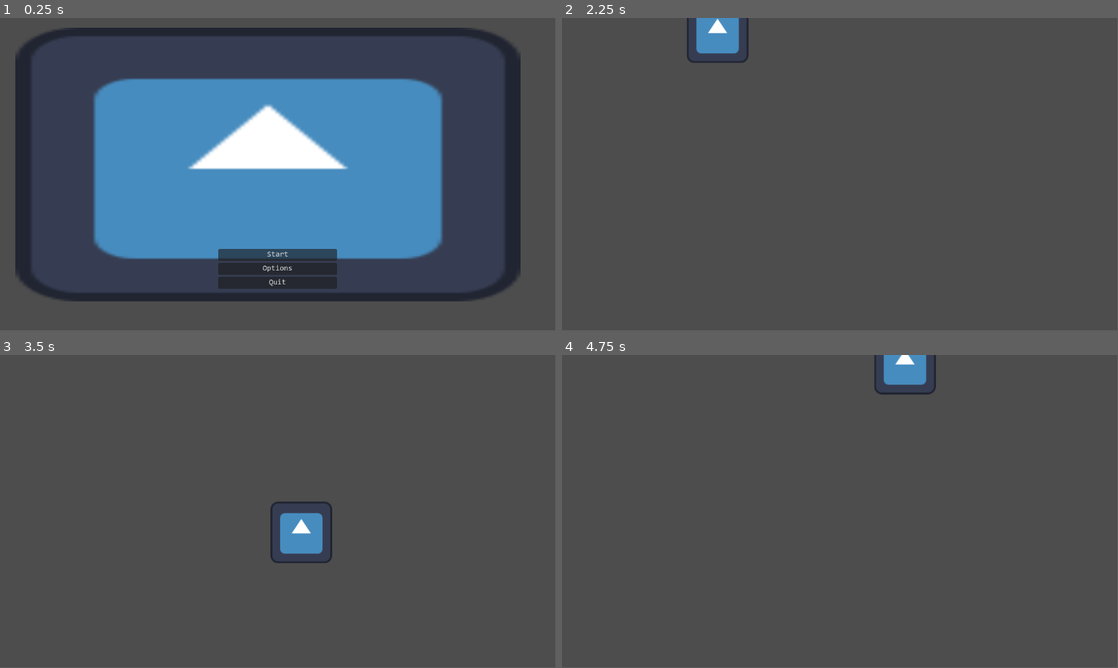
Above: before the commit, frames 1-4 (two rows, left to right).
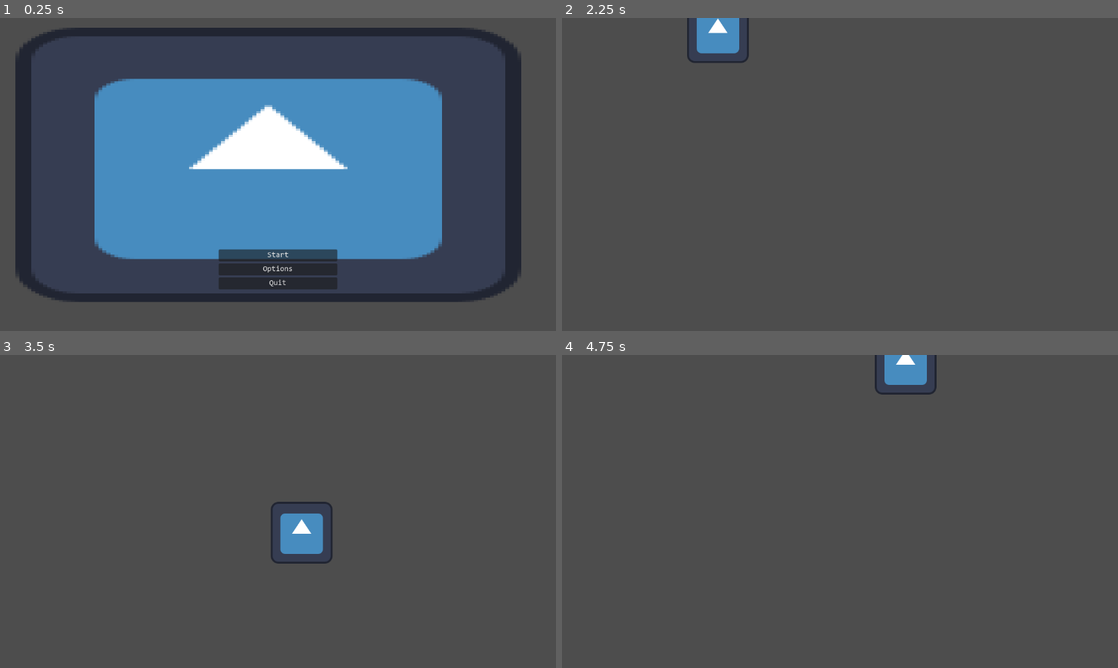
Above: after the commit, the same moments.

Repository: YogiWiguna/Main_Menu-14-1-2024-
Game: Godot game, scene res://scenes/Main Menu/main_menu.tscn
Same seed, same stepped clock (60 frames per second), same inputs: the game is played once before the commit and once after it. The engine's default icon, where the game draws it, is replaced by a stand-in: a white triangle on a blue panel in a dark square.
Inputs (mouse positions are in pixels of both pictures, inside the frame that each line leads up to):
- Up to frame 1 (0.25 s): no input
- Up to frame 2 (2.25 s): click "Start" at 0.5 s; tap Enter at 1.25 s; move the mouse to (962, 158) at 1.27 s; hold D (move_right) 1.28-2.03 s; click (962, 158) at 1.35 s; move the mouse to (728, 190) at 2.02 s; hold S (move_down) from 2.03 s (still down); click (728, 190) at 2.1 s
- Up to frame 3 (3.5 s): move the mouse to (333, 442) at 2.77 s; release S (move_down) at 2.78 s; hold D (move_right) from 2.78 s (still down); click (333, 442) at 2.85 s
- Up to frame 4 (4.75 s): move the mouse to (812, 574) at 3.52 s; release D (move_right) at 3.53 s; hold W (move_up) 3.53-4.28 s; click (812, 574) at 3.6 s; move the mouse to (1006, 558) at 4.27 s; hold A (move_left) from 4.28 s (still down); click (1006, 558) at 4.35 s
In our replay, the window is 799x449 before the commit and 800x450 after it. These sizes can differ from the game's own. Grey fills any space a smaller window leaves; there, only what the larger window draws over its background counts as a difference.

The runs differ from the first frame. In frame 1, 1.6% of the frame differs, in the area x 5-94%, y 6-91%; in frame 2, less than 0.1%; in frame 3, 0.1%; in frame 4, 0.1%.

Commit message:
resolution update

Diff:
--- a/GlobalScript/persistence.gd
+++ b/GlobalScript/persistence.gd
@@ -19,6 +19,7 @@
 	config.set_value("Video", "Borderless", false)
 
 	config.set_value("Video", "Vsync", DisplayServer.VSYNC_ENABLED)
+
 
 	for i in range(3):
 		config.set_value("Audio", str(i), 0.0)
--- a/project.godot
+++ b/project.godot
@@ -23,6 +23,11 @@
 
 Persistence="*res://GlobalScript/persistence.gd"
 Global="*res://GlobalScript/Global.gd"
+
+[display]
+
+window/stretch/mode="viewport"
+window/stretch/aspect="expand"
 
 [input]
 
@@ -58,5 +63,6 @@
 
 [rendering]
 
+textures/canvas_textures/default_texture_filter=0
 renderer/rendering_method="gl_compatibility"
 renderer/rendering_method.mobile="gl_compatibility"
--- a/scenes/Main Menu/video.gd
+++ b/scenes/Main Menu/video.gd
@@ -1,7 +1,17 @@
 extends TabBar
 
+@onready var resolution_option_button = %Resolution
+
+const resolution_dict = {
+	"1152 x 648" : Vector2i(1152,648),
+	"1280 x 720" : Vector2i(1280,720),
+	"1920 x 1080" : Vector2i(1920,1080)
+}
 
 func _ready():
+	resolution_option_button.item_selected.connect(_on_resolution_item_selected)
+	#add_resolution_items()
+
 	var screen_type = Persistence.config.get_value("Video", "Fullscreen")
 	if screen_type == DisplayServer.WINDOW_MODE_FULLSCREEN:
 		%Fullscreen.button_pressed = true
@@ -13,7 +23,18 @@
 	var vsync_index = Persistence.config.get_value("Video", "Vsync")
 	%Vsync.selected = vsync_index
 
-# Check if the fullscreen button is pressed
+	var resolution_index = Persistence.config.get_value("Video", "Resolution")
+	if resolution_index == 0:
+		DisplayServer.window_set_size(resolution_dict.values()[resolution_index])
+		resolution_option_button.selected = resolution_index
+	elif resolution_index == 1:
+		DisplayServer.window_set_size(resolution_dict.values()[resolution_index])
+		resolution_option_button.selected = resolution_index
+	elif resolution_index == 2:
+		DisplayServer.window_set_size(resolution_dict.values()[resolution_index])
+		resolution_option_button.selected = resolution_index
+
+## Check if the fullscreen button is pressed
 func _on_fullscreen_toggled(button_pressed):
 	# Check if the button is being pressed and it will call true and will run code inside
 	if button_pressed:
@@ -42,8 +63,18 @@
 	Persistence.save_data()
 
 
-
+## VSYNC
 func _on_vsync_item_selected(index):
 	DisplayServer.window_set_vsync_mode(index)
 	Persistence.config.set_value("Video", "Vsync", index)
 	Persistence.save_data()
+
+## RESOULTION
+#func add_resolution_items() :
+	#for resolution_size_text in resolution_dict:
+		#resolution_option_button.add_item(resolution_size_text)
+
+func _on_resolution_item_selected(index):
+	DisplayServer.window_set_size(resolution_dict.values()[index])
+	Persistence.config.set_value("Video", "Resolution", index)
+	Persistence.save_data()
--- a/scenes/Settings/settings.tscn
+++ b/scenes/Settings/settings.tscn
@@ -31,12 +31,13 @@
 anchor_top = 0.5
 anchor_right = 0.5
 anchor_bottom = 0.5
-offset_left = -20.0
-offset_top = -20.0
-offset_right = 20.0
-offset_bottom = 20.0
-grow_horizontal = 2
-grow_vertical = 2
+offset_left = -136.5
+offset_top = -63.0
+offset_right = 148.5
+offset_bottom = 63.0
+grow_horizontal = 2
+grow_vertical = 2
+alignment = 1
 
 [node name="VBoxContainer" type="VBoxContainer" parent="Video/HBoxContainer"]
 layout_mode = 2
@@ -55,7 +56,20 @@
 layout_mode = 2
 text = "V-sync"
 
+[node name="Resolution" type="Label" parent="Video/HBoxContainer/VBoxContainer"]
+layout_mode = 2
+text = "Resolution"
+
+[node name="MarginContainer" type="MarginContainer" parent="Video/HBoxContainer"]
+custom_minimum_size = Vector2(50, 0)
+layout_mode = 2
+size_flags_horizontal = 4
+
 [node name="VBoxContainer2" type="VBoxContainer" parent="Video/HBoxContainer"]
+layout_mode = 2
+theme_override_constants/separation = 5
+
+[node name="MarginContainer" type="MarginContainer" parent="Video/HBoxContainer/VBoxContainer2"]
 layout_mode = 2
 
 [node name="Fullscreen" type="CheckBox" parent="Video/HBoxContainer/VBoxContainer2"]
@@ -80,6 +94,17 @@
 popup/item_3/text = "Mailbox"
 popup/item_3/id = 3
 
+[node name="Resolution" type="OptionButton" parent="Video/HBoxContainer/VBoxContainer2"]
+unique_name_in_owner = true
+layout_mode = 2
+item_count = 3
+popup/item_0/text = "1152 x 648"
+popup/item_0/id = 0
+popup/item_1/text = "1280 x 720"
+popup/item_1/id = 1
+popup/item_2/text = "1920 x 1080"
+popup/item_2/id = 2
+
 [node name="BackButton" type="Button" parent="Video"]
 layout_mode = 1
 anchors_preset = 1
@@ -128,6 +153,10 @@
 layout_mode = 2
 text = "SFX"
 
+[node name="MarginContainer" type="MarginContainer" parent="Audio/HBoxContainer"]
+custom_minimum_size = Vector2(5, 0)
+layout_mode = 2
+
 [node name="VBoxContainer2" type="VBoxContainer" parent="Audio/HBoxContainer"]
 custom_minimum_size = Vector2(100, 0)
 layout_mode = 2
@@ -238,6 +267,7 @@
 [connection signal="toggled" from="Video/HBoxContainer/VBoxContainer2/Fullscreen" to="Video" method="_on_fullscreen_toggled"]
 [connection signal="toggled" from="Video/HBoxContainer/VBoxContainer2/Borderless" to="Video" method="_on_borderless_toggled"]
 [connection signal="item_selected" from="Video/HBoxContainer/VBoxContainer2/Vsync" to="Video" method="_on_vsync_item_selected"]
+[connection signal="item_selected" from="Video/HBoxContainer/VBoxContainer2/Resolution" to="Video" method="_on_resolution_item_selected"]
 [connection signal="pressed" from="Video/BackButton" to="Video/BackButton" method="_on_pressed"]
 [connection signal="value_changed" from="Audio/HBoxContainer/VBoxContainer2/Master" to="Audio" method="_on_master_value_changed"]
 [connection signal="value_changed" from="Audio/HBoxContainer/VBoxContainer2/Music" to="Audio" method="_on_music_value_changed"]
